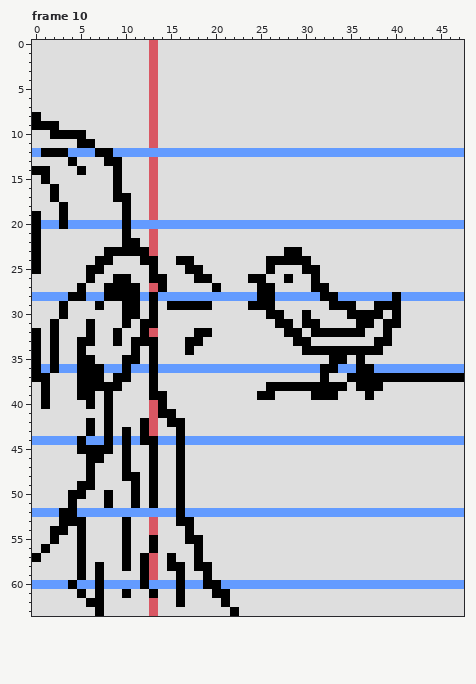
Two versions of one pixel-art file, Aseprites/CueCards.aseprite. Above, as it was before the edit.
48x64 pixels, 10 frames. Shown: frame 10. The commit also changed other frames, which this record leaves out.
And afterwards:
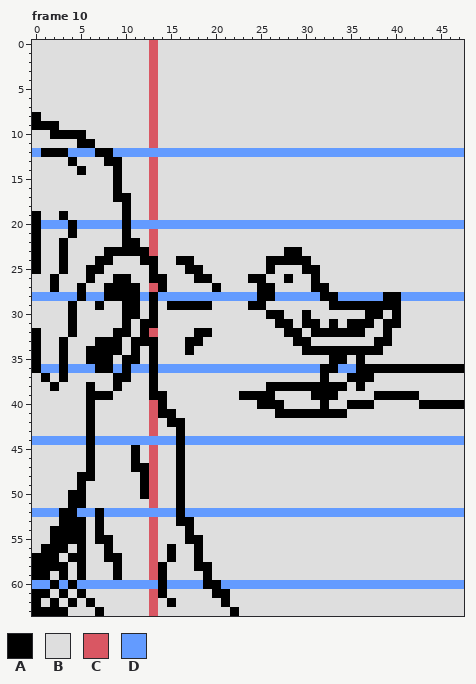
Palette (. is transparent): A #000000  B #dedede  C #d95763  D #639bff
From old to new:
layer "Layer 2" now hidden
layer "Layer 2 Copy" added
Frame 10:
Colour A replaces colour B in row 21 at x 4; in rows 22 to 25 at x 3; in rows 26 to 27 at x 2; in row 29 at x 4 and 36 to 37; in row 30 at x 4; in row 31 at x 4, 33 and 35.
Colour A replaces colour B in row 32 at x 4 and 10; in row 33 at x 3 and 7 to 8; in row 34 at x 3 and 6 to 9; in row 35 at x 3 and 7 to 8; in row 37 at x 3; in row 38 at x 2.
Colour A replaces colour B in row 39 at x 7, 23 to 24 and 38 to 42; in row 40 at x 25 to 27, 32, 35 to 37 and 43 to 47; in row 41 at x 6 and 27 to 34; in rows 45 to 46 at x 11; in row 47 at x 11 to 12; in row 48 at x 5 and 12.
Colour A replaces colour B in rows 49 to 50 at x 12; in row 51 at x 5; in row 53 at x 7; in row 54 at x 4 and 7; in row 55 at x 3 to 4 and 7 to 8; in row 56 at x 2 to 3, 8 and 15.
Colour A replaces colour B in row 57 at x 1 to 2, 4 and 8 to 9; in row 58 at x 0 to 3, 9 and 14; in row 59 at x 0 to 1, 3, 9 and 14; in row 61 at x 0 to 1, 3 and 14; in row 62 at x 0, 2, 4 and 15; in row 63 at x 0 to 3.
Colour A replaces colour D in row 20 at x 4; in row 28 at x 39; in row 36 at x 3, 8 and 38 to 47; in row 44 at x 6; in row 52 at x 7; in row 60 at x 2 and 14.
Colour B replaces colour A in row 14 at x 0 to 1; in row 15 at x 1; in rows 16 to 17 at x 2; in row 18 at x 3; in row 29 at x 3 and 26; in row 30 at x 3 and 35 to 36.
Colour B replaces colour A in rows 31 to 32 at x 2 and 6; in row 33 at x 2 and 5 to 6; in rows 34 to 35 at x 2 and 5; in row 37 at x 0, 5 to 7 and 38 to 47; in row 38 at x 1, 5, 7 to 8 and 37 to 38; in row 39 at x 1, 5 and 37.
Colour B replaces colour A in row 40 at x 1 and 8; in row 41 at x 8; in row 42 at x 8 and 12; in row 43 at x 8, 10 and 12; in row 45 at x 5, 7 to 8 and 10; in row 46 at x 7 and 10.
Colour B replaces colour A in row 47 at x 10; in row 48 at x 10 to 11; in row 49 at x 6 and 11; in rows 50 to 51 at x 8 and 11; in rows 53 to 56 at x 10; in row 57 at x 10 and 12.
Colour B replaces colour A in row 58 at x 7, 10, 12 and 15 to 16; in row 59 at x 7, 12 and 16; in row 61 at x 7, 10 and 16; in row 62 at x 7 and 16.
Colour C replaces colour A in rows 45 to 51 at x 13; in rows 55 to 56 at x 13; in row 61 at x 13.
Colour D replaces colour A in row 20 at x 3; in row 28 at x 4; in row 36 at x 2 and 5 to 6; in row 44 at x 5, 8, 10 and 12 to 13; in row 60 at x 7, 12 and 16.
Boxes around the changes in both pictures, in picture pixels (x1, y1, x2, y2):
changed: (32, 166, 185, 616)
changed: (329, 292, 392, 328)
changed: (266, 301, 275, 310)
changed: (239, 364, 464, 418)
